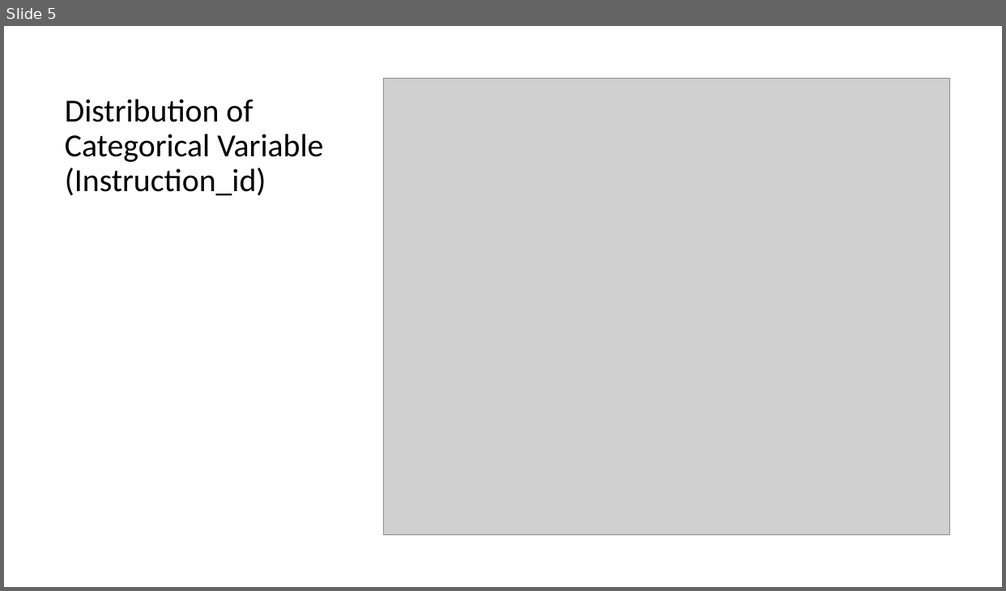
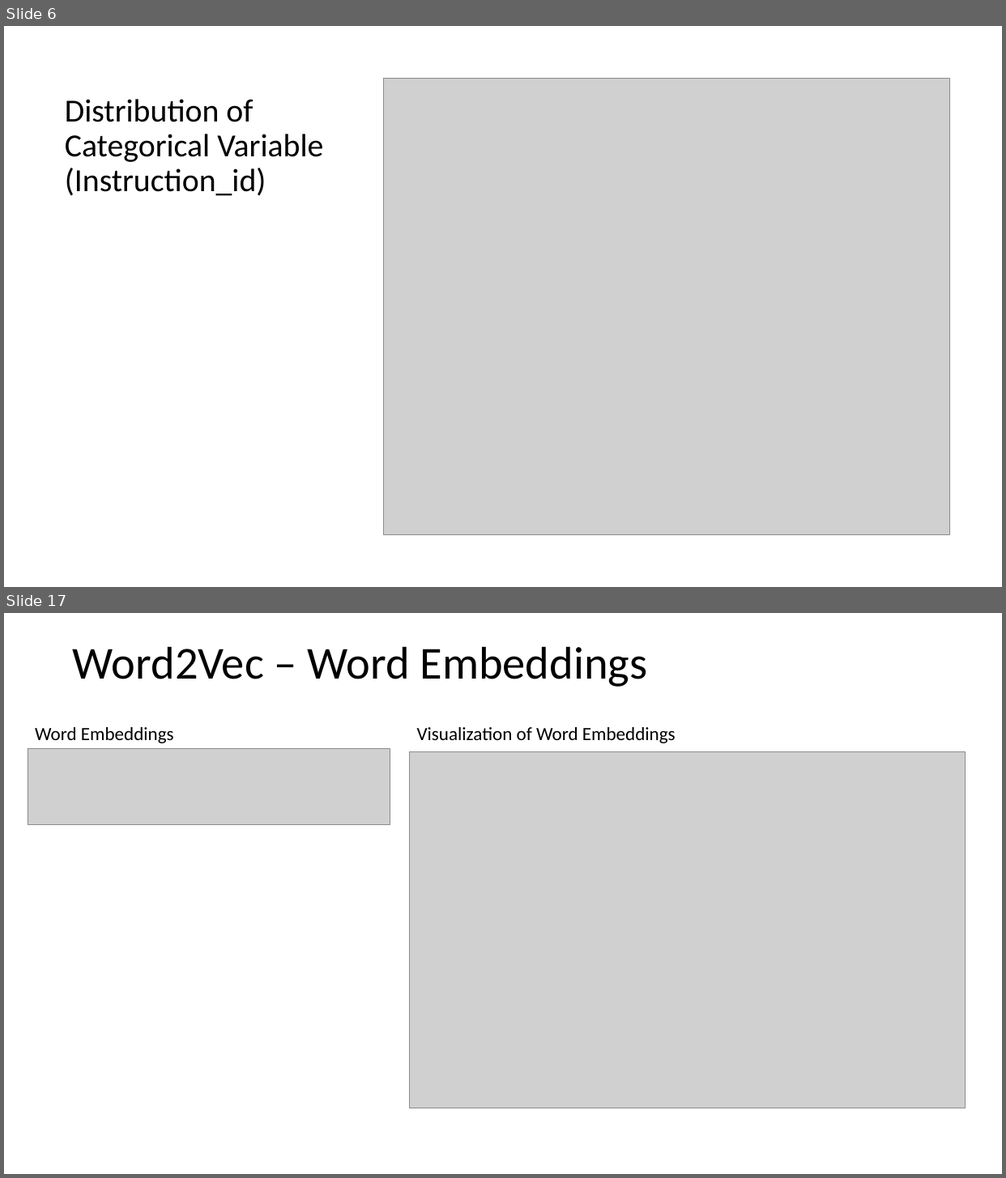
Before and after one commit to CSML1010-3-2020/NLPCourseProject, a slide deck: CSML1010_Group3_Project_Milestone01.pptx. Shown one above the other, each under a label of ours: slide 5 before the commit, slides 6 and 17 after it; the slides between them are not shown. The pictures are 1006x591 and 1006x1178 pixels, drawn with LibreOffice and Linux fonts; fonts in the diff are those of the drawing; grey boxes stand for pictures. Boxes give left, top, right and bottom in pixels: in the first picture for what was removed or moved away, otherwise in the second. Text is boxed around its words. In the diff, an @@ line names an element or a change of style, - is before the commit and + after.

```diff
--- a/CSML1010_Group3_Project_Milestone01.pptx
+++ b/CSML1010_Group3_Project_Milestone01.pptx
@@ slide 17 added at <box>4,613,1002,1174</box>, background #FFFFFF @@
@@ title added at <box>73,646,648,687</box>, 44 pt, text #000000 @@
+Word2Vec – Word Embeddings
@@ text added at <box>35,727,174,743</box>, 18 pt, text #000000 @@
+Word Embeddings
@@ text added at <box>417,727,675,743</box>, 18 pt, text #000000 @@
+Visualization of Word Embeddings
@@ picture added at <box>27,748,390,824</box> @@
@@ picture added at <box>410,752,965,1109</box> @@
@@ what was slide 5 is now slide 6 @@
```
Also in this commit, not shown: 12 slides changed, 6 other slides added.
